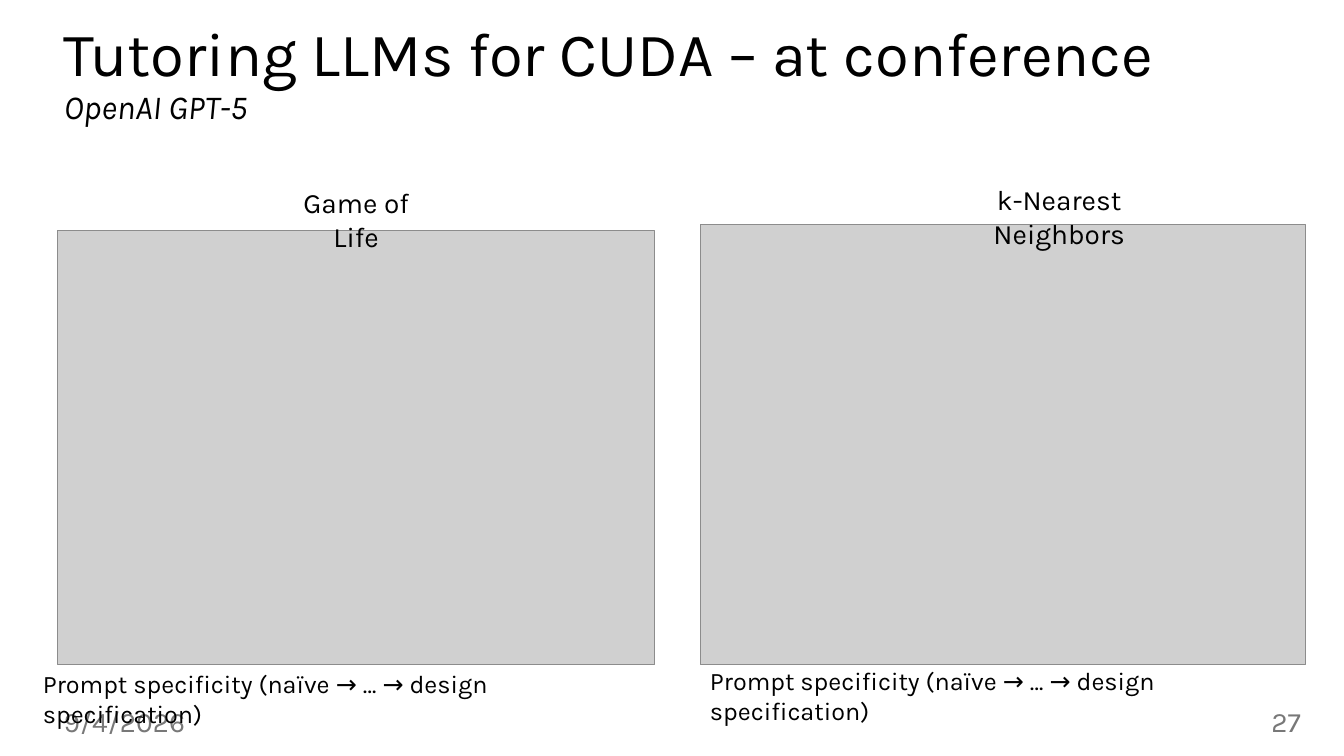
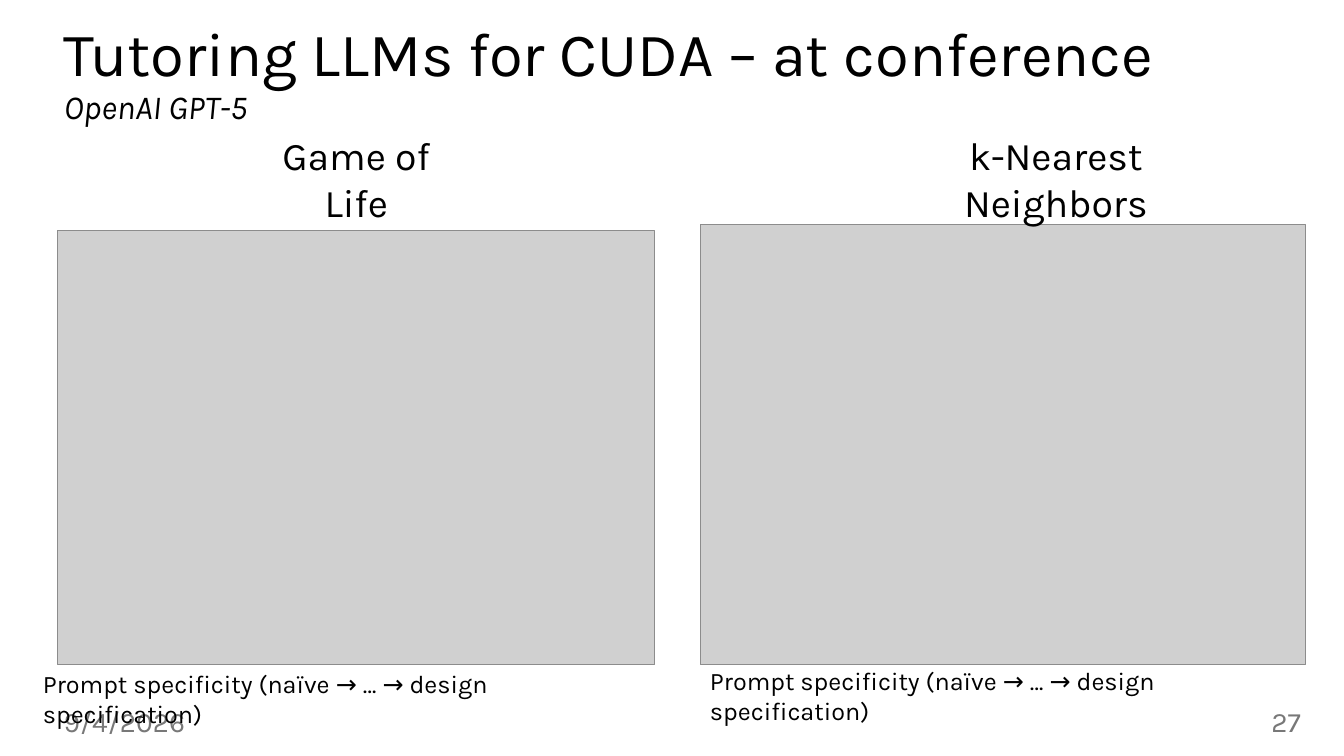
Before and after one commit to jiriklepl/phd-thesis, a slide deck: slide 27 of slides/Optimizing Memory Layouts and Traversal Orders in High-Performance Computing.pptx. Drawn at 1344x756 pixels with LibreOffice and Linux fonts; fonts in the diff are those of the drawing; grey boxes stand for pictures; background and template pictures are left out. Boxes give left, top, right and bottom in pixels: in the first picture for what was removed or moved away, otherwise in the second. Text is boxed around its words. In the diff, an @@ line names an element or a change of style, - is before the commit and + after.

```diff
--- a/slides/Optimizing Memory Layouts and Traversal Orders in High-Performance Computing.pptx
+++ b/slides/Optimizing Memory Layouts and Traversal Orders in High-Performance Computing.pptx
@@ text "Game of Life" moved from (x1=303, y1=193, x2=409, y2=248) to (x1=282, y1=143, x2=430, y2=218) @@
@@ text "Game of Life" at (x1=282, y1=143, x2=430, y2=218): size 20 to 28 pt; vertical alignment top to bottom @@
@@ text "k-Nearest Neighbors" at (x1=964, y1=143, x2=1148, y2=227): size 20 to 28 pt; vertical alignment top to bottom @@
@@ text "k-Nearest Neighbors" moved from (x1=993, y1=191, x2=1124, y2=251) to (x1=964, y1=143, x2=1148, y2=227) @@
```
Also in this commit, not shown: 23 other slides changed.
